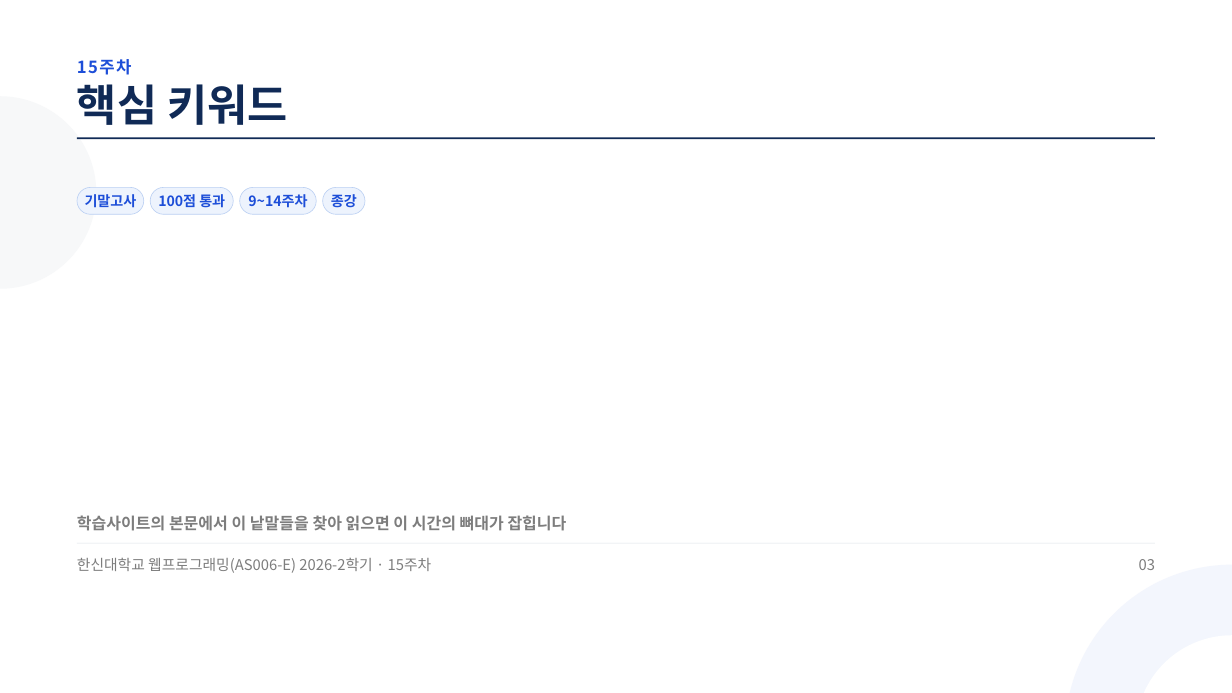
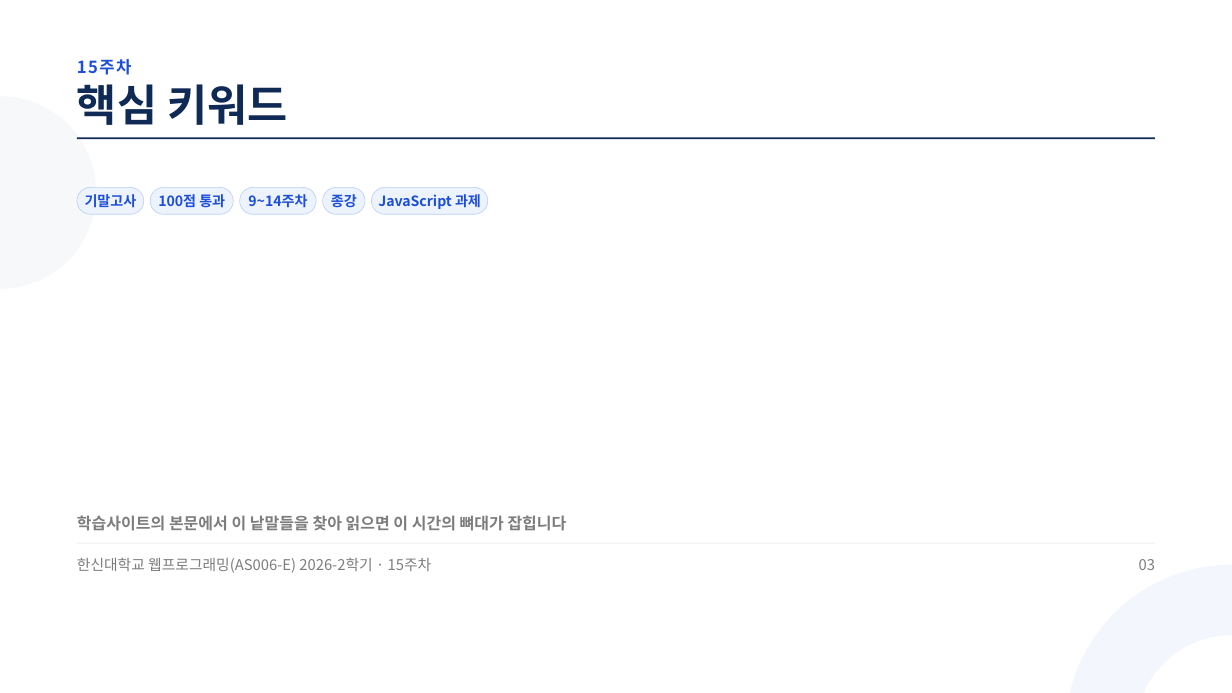
Before and after one commit to jungaistar/materials, a slide deck: slide 3 of hs-web/W15_기말고사.pptx. Drawn at 1232x693 pixels with LibreOffice and Linux fonts; fonts in the diff are those of the drawing. Boxes give left, top, right and bottom in pixels: in the first picture for what was removed or moved away, otherwise in the second. Text is boxed around its words. In the diff, an @@ line names an element or a change of style, - is before the commit and + after.

Commit message:
hs-web 슬라이드 다시 굽기: W15_기말고사.pptx (14주차 JS 과제 마무리 · 15주차 온라인 기말)

```diff
--- a/hs-web/W15_기말고사.pptx
+++ b/hs-web/W15_기말고사.pptx
@@ rounded rectangle added at (x1=371, y1=187, x2=488, y2=214), fill #EDF3FD, outline #BBD0F3 0.75 pt @@
@@ text added at (x1=378, y1=194, x2=481, y2=209), 16.5 pt, text #1D4ED8, bold @@
+JavaScript 과제
```
Also in this commit, not shown: 16 other slides changed, 3 slides added, 5 slides removed.
